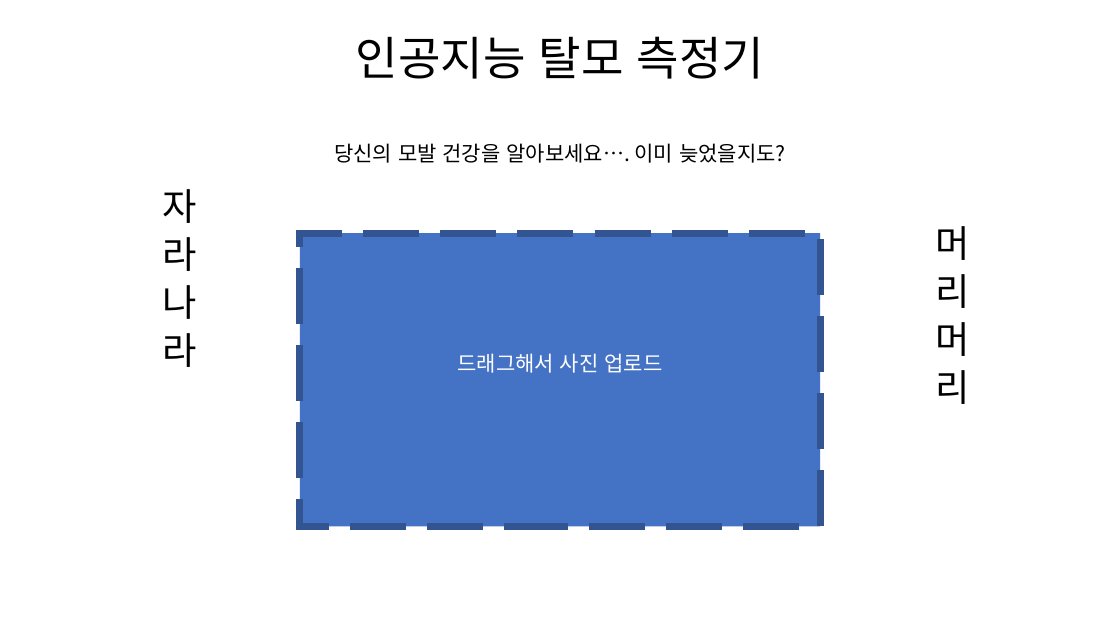
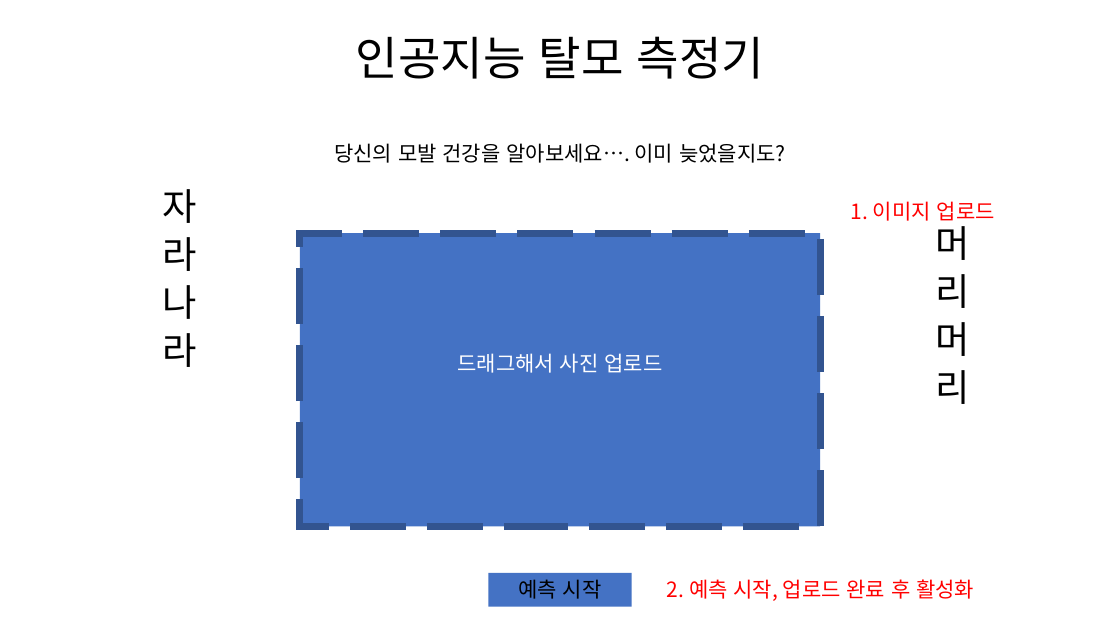
Before and after one commit to Teachable-Machine/OSS_Project, a slide deck: slide 1 of Frontend/design/OSS_project_design.pptx. Drawn at 1120x630 pixels with LibreOffice and Linux fonts; fonts in the diff are those of the drawing. Boxes give left, top, right and bottom in pixels: in the first picture for what was removed or moved away, otherwise in the second. Text is boxed around its words. In the diff, an @@ line names an element or a change of style, - is before the commit and + after.

```diff
--- a/Frontend/design/OSS_project_design.pptx
+++ b/Frontend/design/OSS_project_design.pptx
@@ text added at (851, 201, 995, 221), 18 pt, text #FF0000 @@
+1. 이미지 업로드
@@ rectangle added at (488, 573, 631, 607), fill #4472C4, 18 pt, text #000000 @@
+예측 시작
@@ text added at (667, 579, 974, 601), 18 pt, text #FF0000 @@
+2. 예측 시작, 업로드 완료 후 활성화
```
Also in this commit, not shown: 2 other slides changed, 1 slide added.
